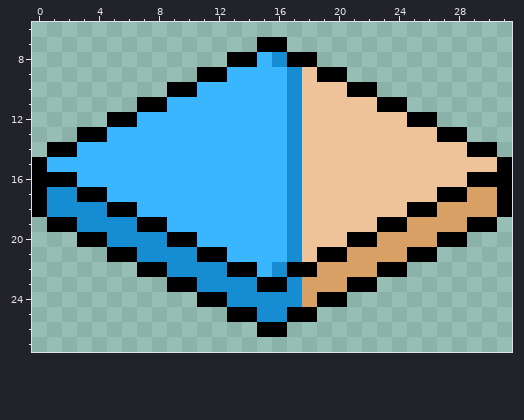
Two versions of one pixel-art sprite, assets/tile4.png. Above: the version before the commit.
The file is 32x32 pixels. Shown: x 0..31, y 6..27.
The result:
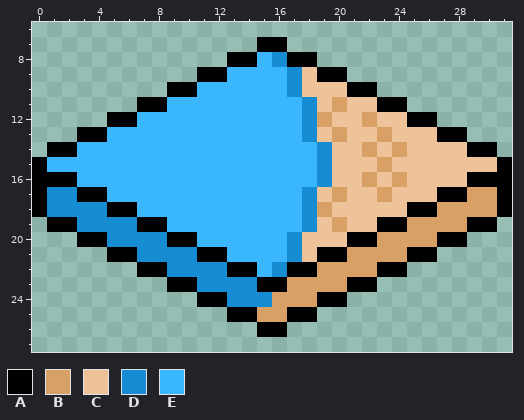
Palette (. is transparent): A #000000  B #d9a066  C #eec39a  D #168dd3  E #3ab6ff
Edits made:
Changed rows in their new state; - is an unchanged pixel.
first column x 17:
11 ED-B----
12 EDB--B--
13 ED-B--B-
14 EED--B-B
15 EED---B-
16 EED--B-B
17 ED-B--B-
18 EDB-----
19 ED-B----
first column x 15:
23 --B
24 -BB
25 BB-
Pixel boxes of the changes (left, top, right, bottom) in both pictures:
changed: (257, 97, 407, 322)
